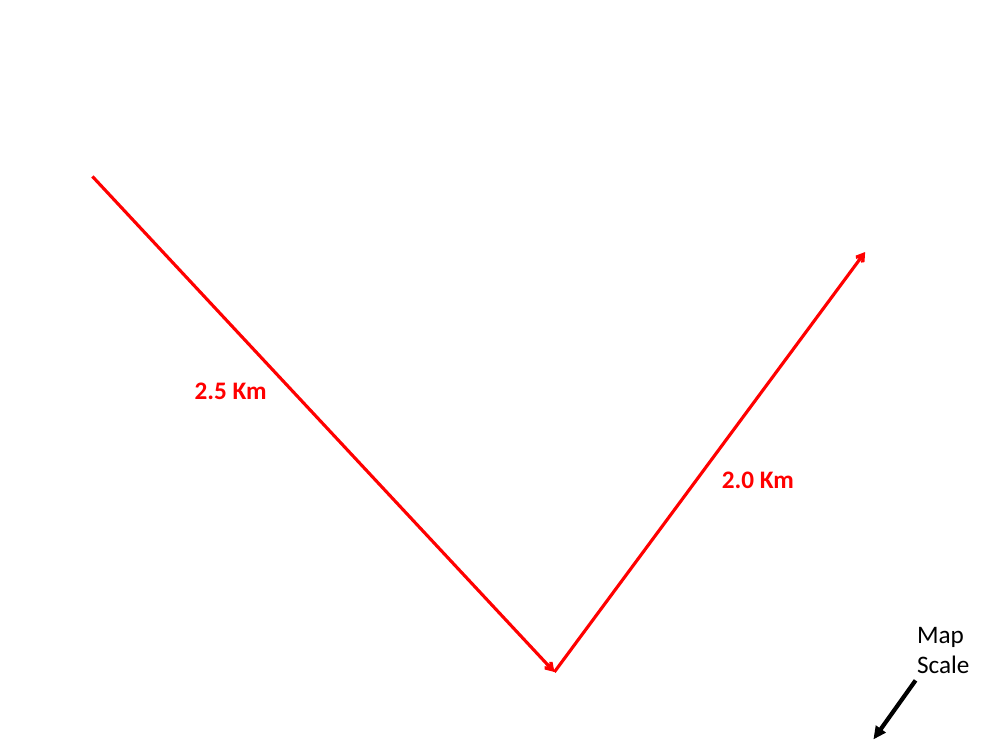
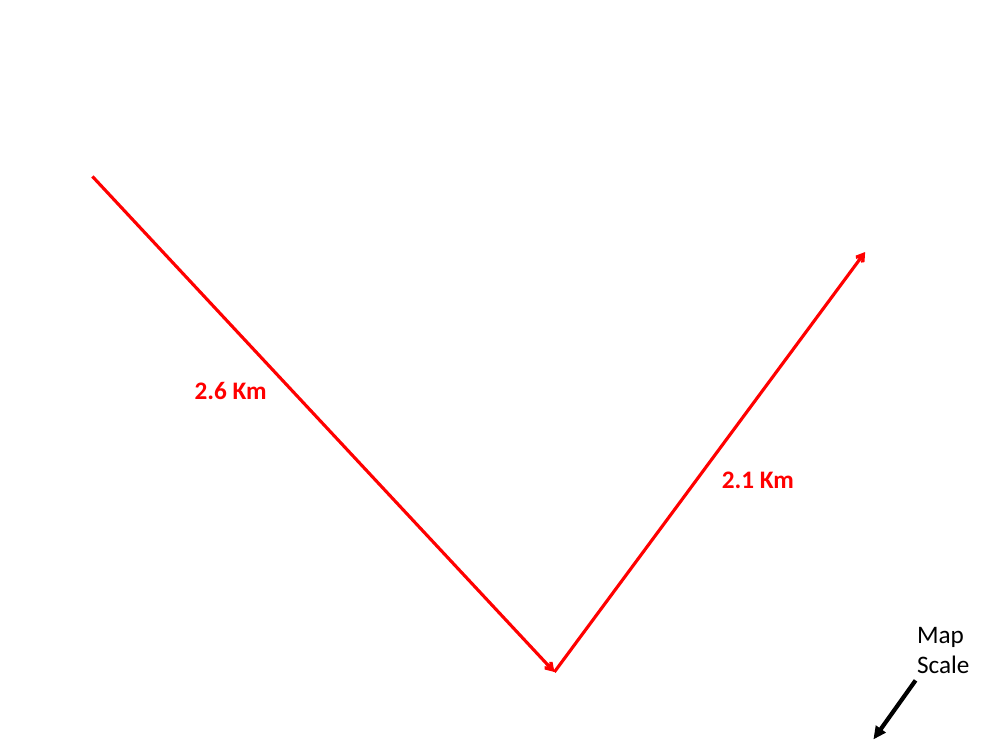
Before and after one commit to Greg5519/SPH3U0, a slide deck: slide 6 of Unit 3 Kinematics/Day01 ScalarsVectors/Displacement Mapping Activity.pptx. Drawn at 1008x756 pixels with LibreOffice and Linux fonts; fonts in the diff are those of the drawing; background and template pictures are left out. Boxes give left, top, right and bottom in pixels: in the first picture for what was removed or moved away, otherwise in the second. Text is boxed around its words. In the diff, an @@ line names an element or a change of style, - is before the commit and + after.

```diff
--- a/Unit 3 Kinematics/Day01 ScalarsVectors/Displacement Mapping Activity.pptx
+++ b/Unit 3 Kinematics/Day01 ScalarsVectors/Displacement Mapping Activity.pptx
@@ text at [195, 381, 267, 400]: text changed @@
-2.5 Km
+2.6 Km
@@ text at [722, 471, 794, 488]: text changed @@
-2.0 Km
+2.1 Km
```
Also in this commit, not shown: 4 other slides changed, 1 slide added, 1 other file.
